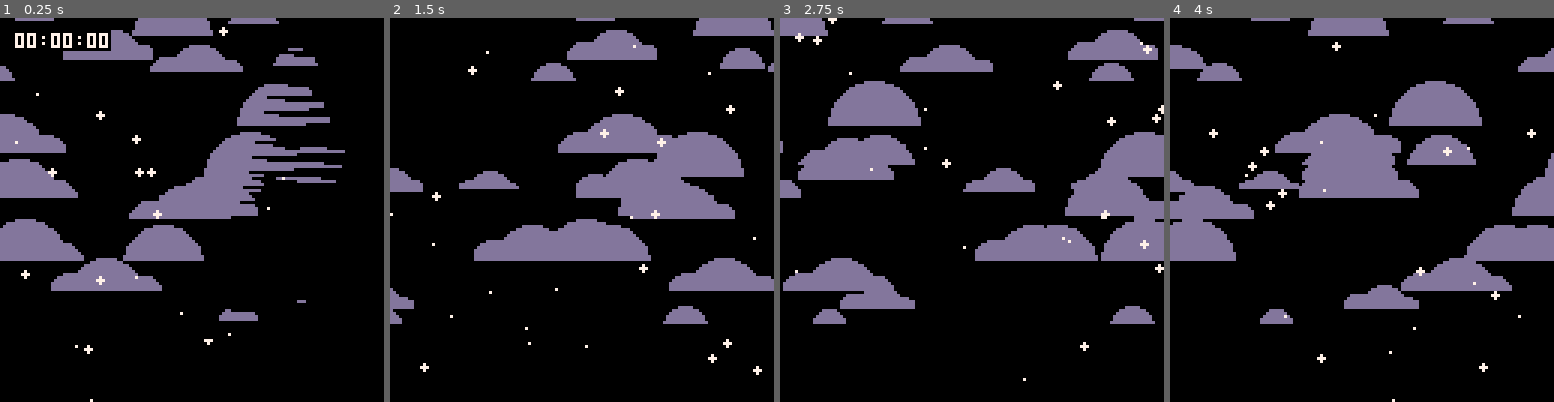
Above: before the commit, frames 1-4 (left to right).
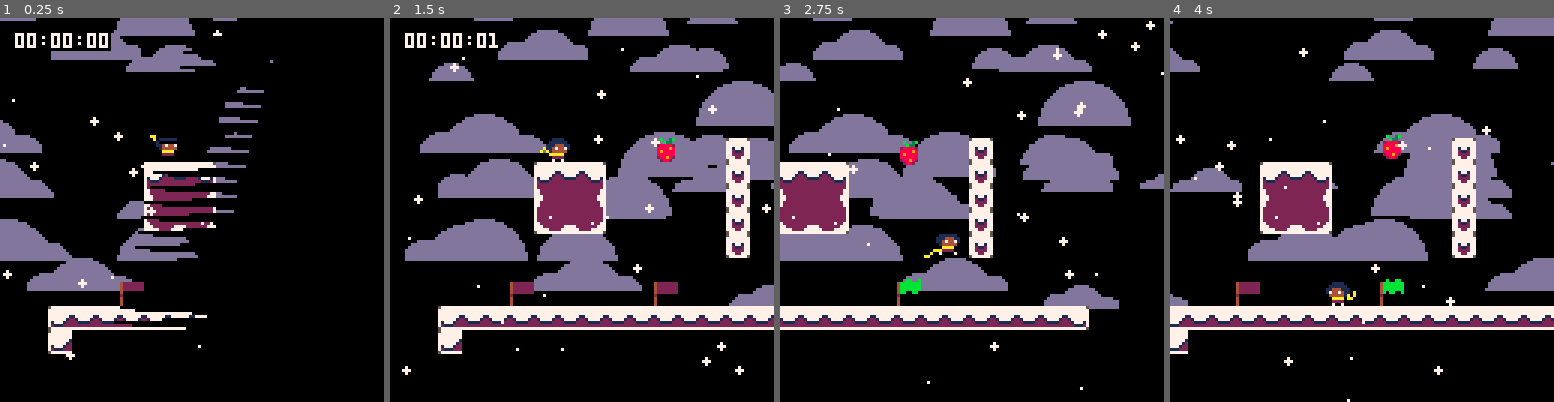
Above: after the commit, the same moments.

Repository: ExOK/Celeste2
Game: PICO-8 cartridge core.p8
Same seed, same stepped clock (60 frames per second), same inputs: the game is played once before the commit and once after it.
Inputs:
- Up to frame 1 (0.25 s): no input
- Up to frame 2 (1.5 s): tap X (X key) at 0.33, 1.07 s; tap O (Z key) at 0.7 s
- Up to frame 3 (2.75 s): hold Right 1.6-2.1 s; tap O (Z key) at 1.7, 2.1, 2.5 s; tap X (X key) at 1.85 s; hold Up 2.15-2.42 s; hold Right from 2.47 s (still down)
- Up to frame 4 (4 s): tap O (Z key) at 2.9, 3.3, 3.7 s; tap X (X key) at 2.97 s; release Right at 3.03 s; hold Left 3.08-3.58 s; hold Down 3.63-3.97 s

The runs differ from the first frame. In frame 1, 17% of the frame differs, in the area x 0-90%, y 0-100%; in frame 2, 37%; in frame 3, 46%, in the area x 0-100%, y 0-97%; in frame 4, 41%.

Commit message:
added checkpoints

Diff:
--- a/1.p8
+++ b/1.p8
@@ -14,14 +14,14 @@
 level_index = 1
 
 __gfx__
-0000000062666666001111000111111001111100001111000000000000000000000000000000002200000000bbbbbbbb00000000000000000000000000000000
-00000000626666660111111011144411111111100111111000000000000000000000000000000220000000000b0000b000000000000000000000000000000000
-007007006266666611144411114744711444411011744711000000000000000000000000000022000000000000b00b0000000000000000000000000000000000
-0007700022222222114744710144444017447410714444170000000000000000000000000002200000000077000bb00000000000000000000000000000000000
-00077000666662660144444000aaaa000444441007aaaa700eeeeeeeeee00000000000000099400000000777000bb000bbbbbbbb000000000000000000000000
-007007006666626600aaaa000022220000aaaa7000222200e111ee11e111000000770000094447700007777700b00b00000bb000000000000000000000000000
-000000006666626600222200070000700022220000222200e1ccee7ce7cc00000777770004447770007777770b0000b0000bb000000000000000000000000000
-000000002222222200700700000000000000700007700770e1cceeccee77c000777777704477777777777777bbbbbbbbbbbbbbbb000000000000000000000000
+0000000062666666001111000111111001111100001111000000000000000000000000000000002200000000bbbbbbbb00000000422222220000000000000000
+00000000626666660111111011144411111111100111111000000000000000000000000000000220000000000b0000b000000000422222220000000000000000
+007007006266666611144411114744711444411011744711000000000000000000000000000022000000000000b00b0000000000422222220000000000000000
+0007700022222222114744710144444017447410714444170000000000000000000000000002200000000077000bb00000000000422222220000000000000000
+00077000666662660144444000aaaa000444441007aaaa700eeeeeeeeee00000000000000099400000000777000bb000bbbbbbbb200000000000000000000000
+007007006666626600aaaa000022220000aaaa7000222200e111ee11e111000000770000094447700007777700b00b00000bb000400000000000000000000000
+000000006666626600222200070000700022220000222200e1ccee7ce7cc00000777770004447770007777770b0000b0000bb000400000000000000000000000
+000000002222222200700700000000000000700007700770e1cceeccee77c000777777704477777777777777bbbbbbbbbbbbbbbb400000000000000000000000
 57777777777777777777777599999999000600000b300b00e1cceeeceeccc0000440000000000000000000000000000000000000000000000000000000022000
 77777777777777777777777791111119006660000033b000eeeeeeeeeeee22220444400000000000000000000000000000000000000000000000000000022000
 77777777777777777777777791411419000500000288882088888888888897970442240000000000000000000000000000000000000000000000000000024000
--- a/2.p8
+++ b/2.p8
@@ -14,14 +14,14 @@
 level_index = 2
 
 __gfx__
-0000000062666666001111000111111001111100001111000000000000000000000000000000002200000000bbbbbbbb00000000000000000000000000000000
-00000000626666660111111011144411111111100111111000000000000000000000000000000220000000000b0000b000000000000000000000000000000000
-007007006266666611144411114744711444411011744711000000000000000000000000000022000000000000b00b0000000000000000000000000000000000
-0007700022222222114744710144444017447410714444170000000000000000000000000002200000000077000bb00000000000000000000000000000000000
-00077000666662660144444000aaaa000444441007aaaa700eeeeeeeeee00000000000000099400000000777000bb000bbbbbbbb000000000000000000000000
-007007006666626600aaaa000022220000aaaa7000222200e111ee11e111000000770000094447700007777700b00b00000bb000000000000000000000000000
-000000006666626600222200070000700022220000222200e1ccee7ce7cc00000777770004447770007777770b0000b0000bb000000000000000000000000000
-000000002222222200700700000000000000700007700770e1cceeccee77c000777777704477777777777777bbbbbbbbbbbbbbbb000000000000000000000000
+0000000062666666001111000111111001111100001111000000000000000000000000000000002200000000bbbbbbbb00000000422222220000000000000000
+00000000626666660111111011144411111111100111111000000000000000000000000000000220000000000b0000b000000000422222220000000000000000
+007007006266666611144411114744711444411011744711000000000000000000000000000022000000000000b00b0000000000422222220000000000000000
+0007700022222222114744710144444017447410714444170000000000000000000000000002200000000077000bb00000000000422222220000000000000000
+00077000666662660144444000aaaa000444441007aaaa700eeeeeeeeee00000000000000099400000000777000bb000bbbbbbbb200000000000000000000000
+007007006666626600aaaa000022220000aaaa7000222200e111ee11e111000000770000094447700007777700b00b00000bb000400000000000000000000000
+000000006666626600222200070000700022220000222200e1ccee7ce7cc00000777770004447770007777770b0000b0000bb000400000000000000000000000
+000000002222222200700700000000000000700007700770e1cceeccee77c000777777704477777777777777bbbbbbbbbbbbbbbb400000000000000000000000
 57777777777777777777777599999999000600000b300b00e1cceeeceeccc0000440000000000000000000000000000000000000000000000000000000022000
 77777777777777777777777791111119006660000033b000eeeeeeeeeeee22220444400000000000000000000000000000000000000000000000000000022000
 77777777777777777777777791411419000500000288882088888888888897970442240000000000000000000000000000000000000000000000000000024000
--- a/3.p8
+++ b/3.p8
@@ -14,14 +14,14 @@
 level_index = 3
 
 __gfx__
-0000000062666666001111000111111001111100001111000000000000000000000000000000002200000000bbbbbbbb00000000000000000000000000000000
-00000000626666660111111011144411111111100111111000000000000000000000000000000220000000000b0000b000000000000000000000000000000000
-007007006266666611144411114744711444411011744711000000000000000000000000000022000000000000b00b0000000000000000000000000000000000
-0007700022222222114744710144444017447410714444170000000000000000000000000002200000000077000bb00000000000000000000000000000000000
-00077000666662660144444000aaaa000444441007aaaa700eeeeeeeeee00000000000000099400000000777000bb000bbbbbbbb000000000000000000000000
-007007006666626600aaaa000022220000aaaa7000222200e111ee11e111000000770000094447700007777700b00b00000bb000000000000000000000000000
-000000006666626600222200070000700022220000222200e1ccee7ce7cc00000777770004447770007777770b0000b0000bb000000000000000000000000000
-000000002222222200700700000000000000700007700770e1cceeccee77c000777777704477777777777777bbbbbbbbbbbbbbbb000000000000000000000000
+0000000062666666001111000111111001111100001111000000000000000000000000000000002200000000bbbbbbbb00000000422222220000000000000000
+00000000626666660111111011144411111111100111111000000000000000000000000000000220000000000b0000b000000000422222220000000000000000
+007007006266666611144411114744711444411011744711000000000000000000000000000022000000000000b00b0000000000422222220000000000000000
+0007700022222222114744710144444017447410714444170000000000000000000000000002200000000077000bb00000000000422222220000000000000000
+00077000666662660144444000aaaa000444441007aaaa700eeeeeeeeee00000000000000099400000000777000bb000bbbbbbbb200000000000000000000000
+007007006666626600aaaa000022220000aaaa7000222200e111ee11e111000000770000094447700007777700b00b00000bb000400000000000000000000000
+000000006666626600222200070000700022220000222200e1ccee7ce7cc00000777770004447770007777770b0000b0000bb000400000000000000000000000
+000000002222222200700700000000000000700007700770e1cceeccee77c000777777704477777777777777bbbbbbbbbbbbbbbb400000000000000000000000
 57777777777777777777777599999999000600000b300b00e1cceeeceeccc0000440000000000000000000000000000000000000000000000000000000022000
 77777777777777777777777791111119006660000033b000eeeeeeeeeeee22220444400000000000000000000000000000000000000000000000000000022000
 77777777777777777777777791411419000500000288882088888888888897970442240000000000000000000000000000000000000000000000000000024000
--- a/celeste2.p8
+++ b/celeste2.p8
@@ -11,14 +11,14 @@
 #include px9_decomp.lua
 
 __gfx__
-0000000062666666001111000111111001111100001111000000000000000000000000000000002200000000bbbbbbbb00000000000000000000000000000000
-00000000626666660111111011144411111111100111111000000000000000000000000000000220000000000b0000b000000000000000000000000000000000
-007007006266666611144411114744711444411011744711000000000000000000000000000022000000000000b00b0000000000000000000000000000000000
-0007700022222222114744710144444017447410714444170000000000000000000000000002200000000077000bb00000000000000000000000000000000000
-00077000666662660144444000aaaa000444441007aaaa700eeeeeeeeee00000000000000099400000000777000bb000bbbbbbbb000000000000000000000000
-007007006666626600aaaa000022220000aaaa7000222200e111ee11e111000000770000094447700007777700b00b00000bb000000000000000000000000000
-000000006666626600222200070000700022220000222200e1ccee7ce7cc00000777770004447770007777770b0000b0000bb000000000000000000000000000
-000000002222222200700700000000000000700007700770e1cceeccee77c000777777704477777777777777bbbbbbbbbbbbbbbb000000000000000000000000
+0000000062666666001111000111111001111100001111000000000000000000000000000000002200000000bbbbbbbb00000000422222220000000000000000
+00000000626666660111111011144411111111100111111000000000000000000000000000000220000000000b0000b000000000422222220000000000000000
+007007006266666611144411114744711444411011744711000000000000000000000000000022000000000000b00b0000000000422222220000000000000000
+0007700022222222114744710144444017447410714444170000000000000000000000000002200000000077000bb00000000000422222220000000000000000
+00077000666662660144444000aaaa000444441007aaaa700eeeeeeeeee00000000000000099400000000777000bb000bbbbbbbb200000000000000000000000
+007007006666626600aaaa000022220000aaaa7000222200e111ee11e111000000770000094447700007777700b00b00000bb000400000000000000000000000
+000000006666626600222200070000700022220000222200e1ccee7ce7cc00000777770004447770007777770b0000b0000bb000400000000000000000000000
+000000002222222200700700000000000000700007700770e1cceeccee77c000777777704477777777777777bbbbbbbbbbbbbbbb400000000000000000000000
 57777777777777777777777599999999000600000b300b00e1cceeeceeccc0000440000000000000000000000000000000000000000000000000000000022000
 77777777777777777777777791111119006660000033b000eeeeeeeeeeee22220444400000000000000000000000000000000000000000000000000000022000
 77777777777777777777777791411419000500000288882088888888888897970442240000000000000000000000000000000000000000000000000000024000
--- a/core.p8
+++ b/core.p8
@@ -10,18 +10,18 @@
 #include player.lua
 #include px9_decomp.lua
 
-single_level = true
-level_index = 2
+standalone = true
+level_index = 3
 
 __gfx__
-0000000062666666001111000111111001111100001111000000000000000000000000000000002200000000bbbbbbbb00000000000000000000000000000000
-00000000626666660111111011144411111111100111111000000000000000000000000000000220000000000b0000b000000000000000000000000000000000
-007007006266666611144411114744711444411011744711000000000000000000000000000022000000000000b00b0000000000000000000000000000000000
-0007700022222222114744710144444017447410714444170000000000000000000000000002200000000077000bb00000000000000000000000000000000000
-00077000666662660144444000aaaa000444441007aaaa700eeeeeeeeee00000000000000099400000000777000bb000bbbbbbbb000000000000000000000000
-007007006666626600aaaa000022220000aaaa7000222200e111ee11e111000000770000094447700007777700b00b00000bb000000000000000000000000000
-000000006666626600222200070000700022220000222200e1ccee7ce7cc00000777770004447770007777770b0000b0000bb000000000000000000000000000
-000000002222222200700700000000000000700007700770e1cceeccee77c000777777704477777777777777bbbbbbbbbbbbbbbb000000000000000000000000
+0000000062666666001111000111111001111100001111000000000000000000000000000000002200000000bbbbbbbb00000000422222220000000000000000
+00000000626666660111111011144411111111100111111000000000000000000000000000000220000000000b0000b000000000422222220000000000000000
+007007006266666611144411114744711444411011744711000000000000000000000000000022000000000000b00b0000000000422222220000000000000000
+0007700022222222114744710144444017447410714444170000000000000000000000000002200000000077000bb00000000000422222220000000000000000
+00077000666662660144444000aaaa000444441007aaaa700eeeeeeeeee00000000000000099400000000777000bb000bbbbbbbb200000000000000000000000
+007007006666626600aaaa000022220000aaaa7000222200e111ee11e111000000770000094447700007777700b00b00000bb000400000000000000000000000
+000000006666626600222200070000700022220000222200e1ccee7ce7cc00000777770004447770007777770b0000b0000bb000400000000000000000000000
+000000002222222200700700000000000000700007700770e1cceeccee77c000777777704477777777777777bbbbbbbbbbbbbbbb400000000000000000000000
 57777777777777777777777599999999000600000b300b00e1cceeeceeccc0000440000000000000000000000000000000000000000000000000000000022000
 77777777777777777777777791111119006660000033b000eeeeeeeeeeee22220444400000000000000000000000000000000000000000000000000000022000
 77777777777777777777777791411419000500000288882088888888888897970442240000000000000000000000000000000000000000000000000000024000
@@ -61,7 +61,7 @@
 0000000000003031320000000000230000000000000000000000000000000000000000000000000000000000000000000000000000000000000000000000000000000000000000000000000000000000000000000000000000000000000000000000000000000000000000000000000000000000000000000000000000000000
 0000000000000000000000000000230000000000000000000000000000000000000000000000000000000000000000000000000000000000000000000000000000000000000000000000000000000000000000000000000000000000000000000000000000000000000000000000000000000000000000000000000000000000
 0000000000000000000000000000000000000000000000000000000000000000000000000000000000000000000000000000000000000000000000000000000000000000000000000000000000000000000000000000000000000000000000000000000000000000000000000000000000000000000000000000000000000000
-0000000000000000000000000000000000000000000000000000000000000000000000000000000000000000000000000000000000000000000000000000000000000000000000000000000000000000000000000000000000000000000000000000000000000000000000000000000000000000000000000000000000000000
+00000000000d00000000000d0000000000000000000000000000000000000000000000000000000000000000000000000000000000000000000000000000000000000000000000000000000000000000000000000000000000000000000000000000000000000000000000000000000000000000000000000000000000000000
 0000333434343434343434343434343434343500000000000000000000000000000000000000000000000000000000000000000000000000000000000000000000000000000000000000000000000000000000000000000000000000000000000000000000000000000000000000000000000000000000000000000000000000
 0000330000000000000000000000000000000000000000000000000000000000000000000000000000000000000000000000000000000000000000000000000000000000000000000000000000000000000000000000000000000000000000000000000000000000000000000000000000000000000000000000000000000000
 
--- a/gamestate.lua
+++ b/gamestate.lua
@@ -79,6 +79,7 @@
 	-- set level
 	level = levels[index]
 	level_index = index
+	level_checkpoint = nil
 
 	-- load into ram
 	local function vget(x, y) return peek(0x4300 + (x % 128) + y * 128) end
@@ -114,8 +115,10 @@
 	for i = 0,level.width-1 do
 		for j = 0,level.height-1 do
 			for t in all(types) do
-				if tile_at(i, j) == t.tile and not collected[id(i, j)] then
-					create(t, i * 8, j * 8)
+				if level_checkpoint == nil or t != player then
+					if tile_at(i, j) == t.tile and not collected[id(i, j)] then
+						create(t, i * 8, j * 8)
+					end
 				end
 			end
 		end
--- a/main.lua
+++ b/main.lua
@@ -1,5 +1,6 @@
 -- globals
 level_index = 1
+level_checkpoint = nil
 objects = {}
 snow = {}
 clouds = {}
--- a/objects.lua
+++ b/objects.lua
@@ -221,3 +221,28 @@
 crumble.fall = function(self)
 	self.breaking = true
 end
+
+checkpoint = new_type()
+checkpoint.tile = 13
+checkpoint.base = object
+checkpoint.init = function(self)
+	if level_checkpoint == self.id then
+		create(player, self.x, self.y)
+	end
+end
+checkpoint.set = function(self)
+	level_checkpoint = self.id
+end
+checkpoint.draw = function(self)
+	if level_checkpoint == self.id then
+		local tx = 104
+		sspr(tx, 0, 1, 8, self.x, self.y)
+		pal(2, 11)
+		for i=1,7 do
+			sspr(tx + i, 0, 1, 8, self.x + i, self.y + sin(-time() * 2 + i * 0.25) * (i - 1) * 0.2)
+		end
+		pal()
+	else
+		spr(13, self.x, self.y)
+	end
+end
--- a/player.lua
+++ b/player.lua
@@ -564,6 +564,8 @@
 			if (self.state == 0 and self:overlaps(o, 0, 1)) or (self.state == 11 and self:overlaps(o, self.grapple_dir)) then
 				o:fall()
 			end
+		elseif o.base == checkpoint and self:overlaps(o) then
+			o:set()
 		end
 	end
 
